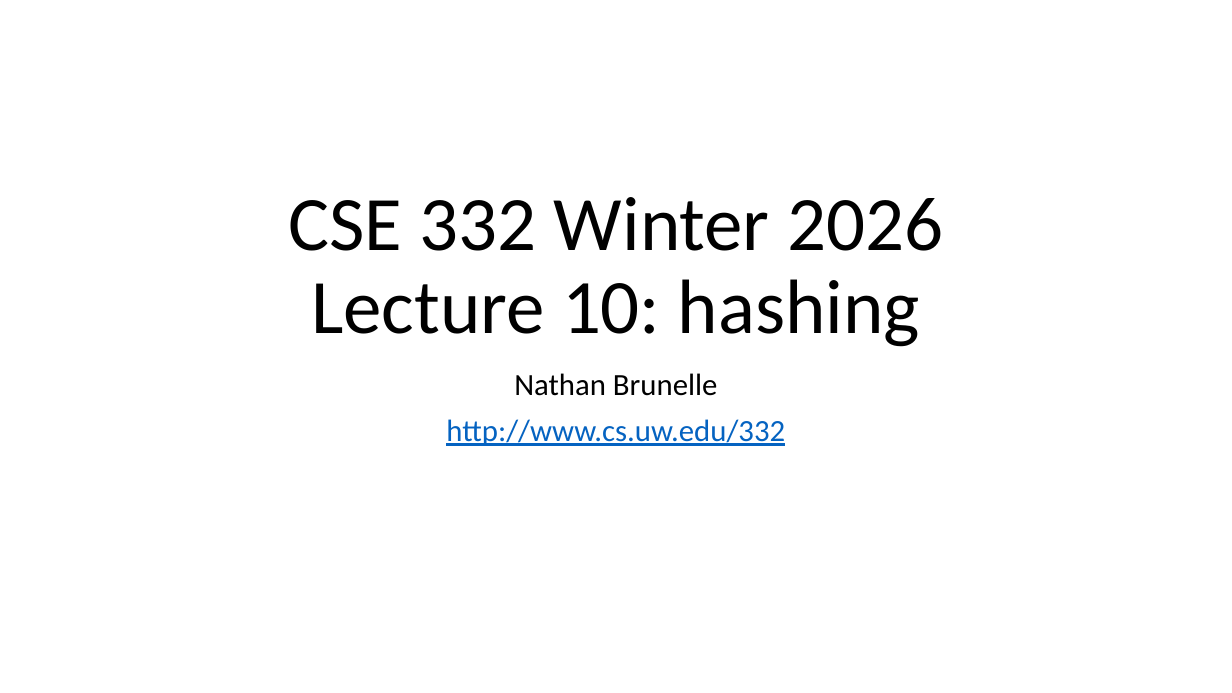
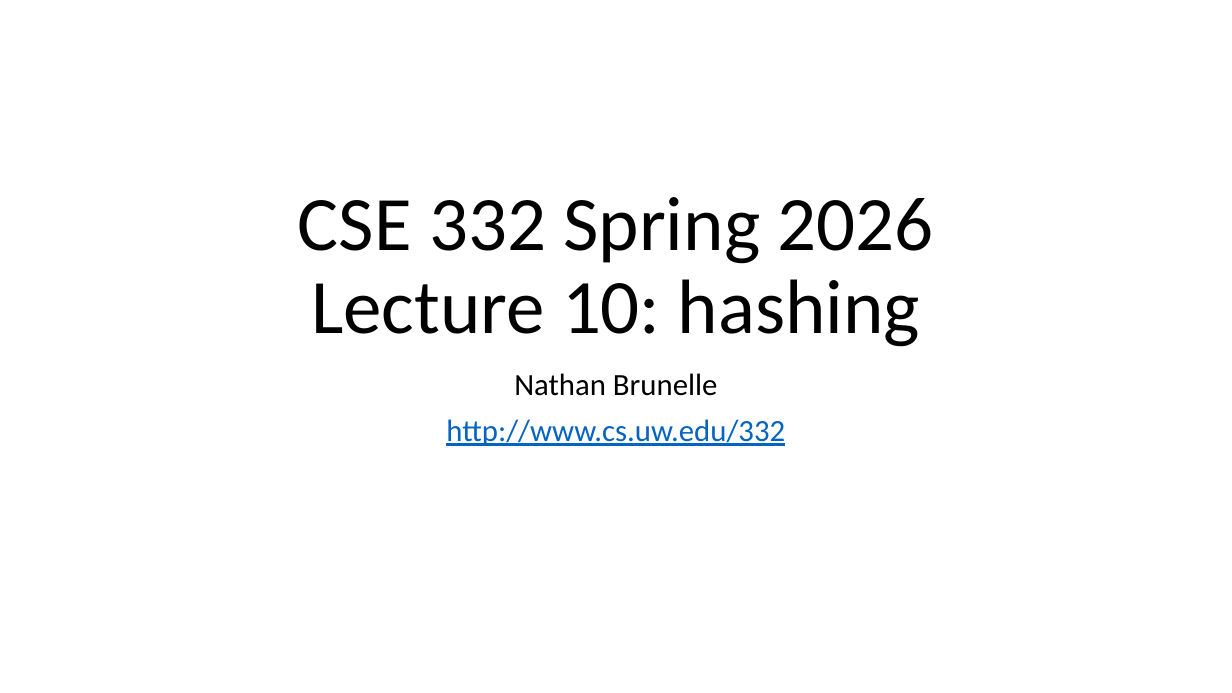
Before and after one commit to natebrunelle/cse332, a slide deck: slide 1 of demo_site/files/slides/lecture10_hashtables_inkb.pptx. Drawn at 1232x693 pixels with LibreOffice and Linux fonts; fonts in the diff are those of the drawing. Boxes give left, top, right and bottom in pixels: in the first picture for what was removed or moved away, otherwise in the second. Text is boxed around its words. In the diff, an @@ line names an element or a change of style, - is before the commit and + after.

```diff
--- a/demo_site/files/slides/lecture10_hashtables_inkb.pptx
+++ b/demo_site/files/slides/lecture10_hashtables_inkb.pptx
@@ title at (x1=298, y1=197, x2=934, y2=347): text changed @@
-CSE 332 Winter 2026
-Lecture 10: hashing
+CSE 332 Spring 2026
+Lecture 10: hashing
```
Also in this commit, not shown: 20 other slides changed, 8 slides removed, 7 other files.
